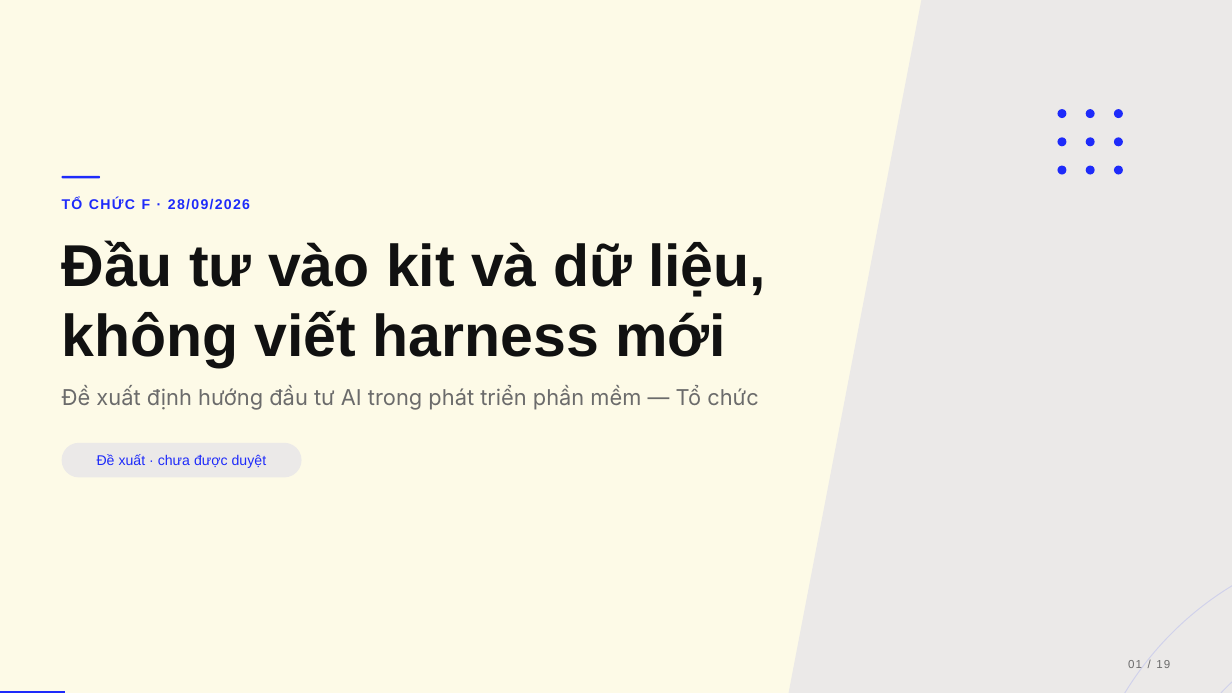
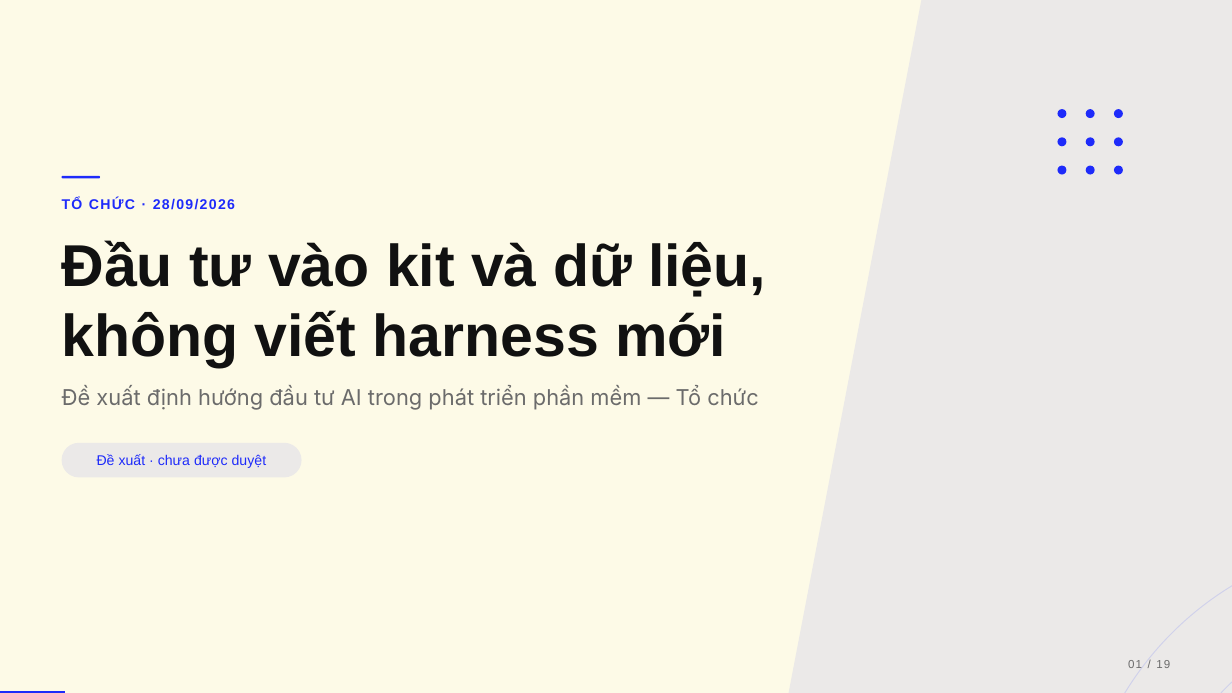
Before and after one commit to phuc-nt/ai-native-for-enterprise, a slide deck: slide 1 of videos/kit-vs-platform/slides/deck.pptx. Drawn at 1232x693 pixels with LibreOffice and Linux fonts; fonts in the diff are those of the drawing. Boxes give left, top, right and bottom in pixels: in the first picture for what was removed or moved away, otherwise in the second. Text is boxed around its words. In the diff, an @@ line names an element or a change of style, - is before the commit and + after.

```diff
--- a/videos/kit-vs-platform/slides/deck.pptx
+++ b/videos/kit-vs-platform/slides/deck.pptx
@@ text at [62,197,235,210]: text changed @@
-TỔ CHỨC F · 28/09/2026
+TỔ CHỨC · 28/09/2026
```
Also in this commit, not shown: 28 other files.
